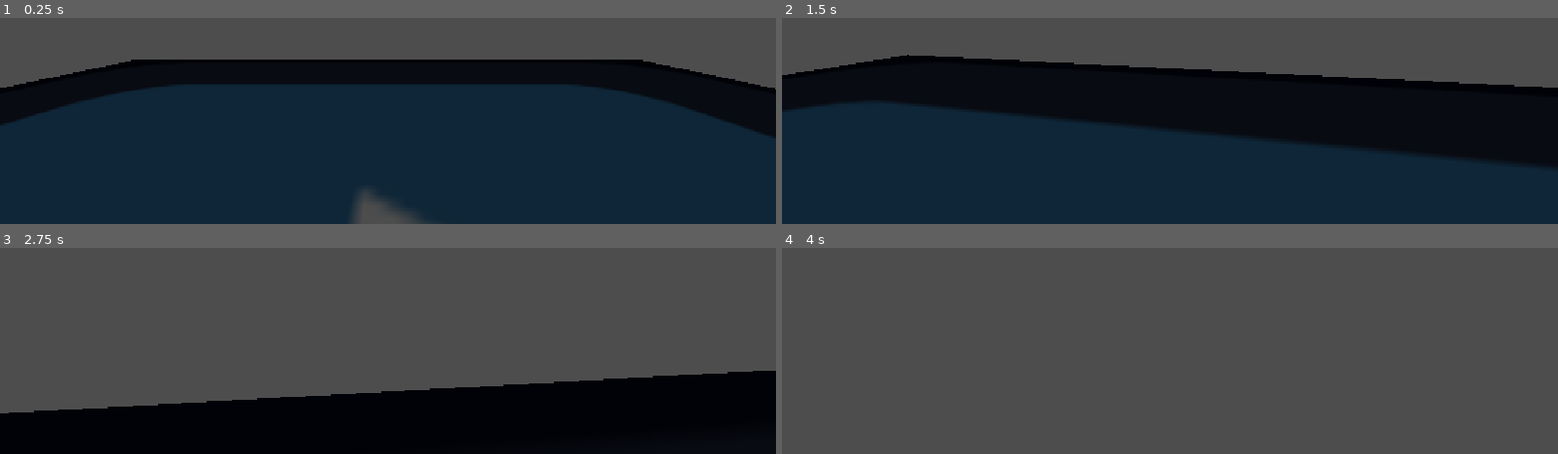
Above: before the commit, frames 1-4 (two rows, left to right).
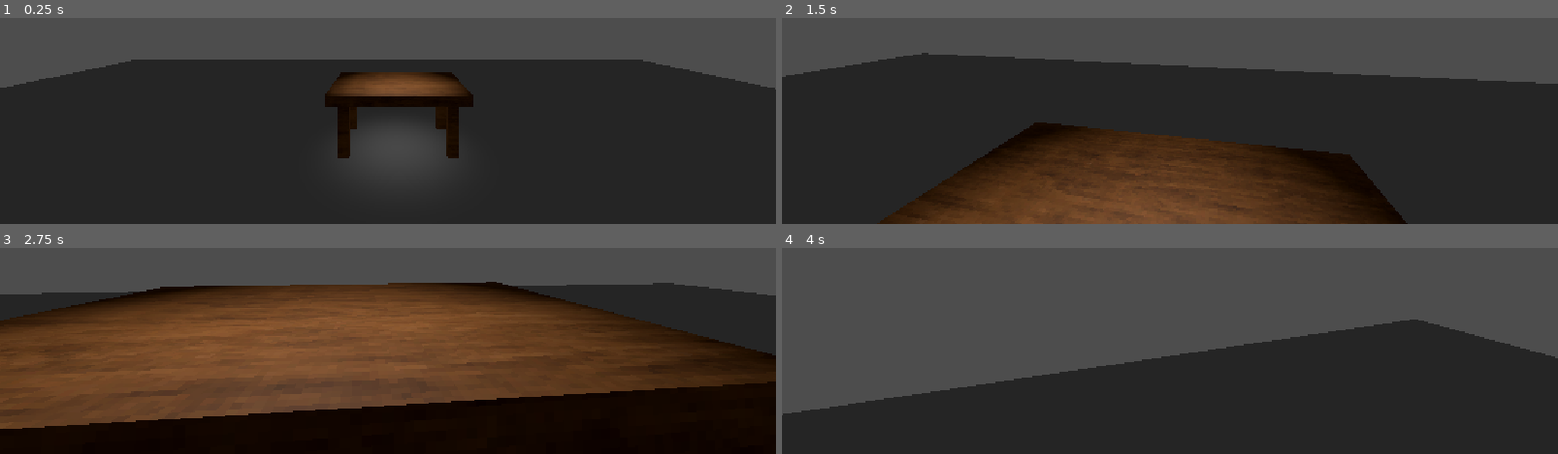
Above: after the commit, the same moments.

Repository: TheM0RSE/GameOff2026
Game: Godot game, scene res://Scenes/Main.tscn
Same seed, same stepped clock (60 frames per second), same inputs: the game is played once before the commit and once after it. The engine's default icon, where the game draws it, is replaced by a stand-in: a white triangle on a blue panel in a dark square.
Inputs (mouse positions are in pixels of both pictures, inside the frame that each line leads up to):
- Up to frame 1 (0.25 s): no input
- Up to frame 2 (1.5 s): move the mouse to (outside the picture) at 0.52 s; hold W (up) from 0.53 s (still down); tap Space (jump) at 0.77 s; move the mouse to (outside the picture) at 1.27 s
- Up to frame 3 (2.75 s): keep holding W (up); tap Space (jump) at 1.52 s; move the mouse to (outside the picture) at 2.02 s
- Up to frame 4 (4 s): keep holding W (up); move the mouse to (outside the picture) at 2.77 s; tap Space (jump) at 3.02, 3.77 s; move the mouse to (outside the picture) at 3.52 s

The runs differ from the first frame. In frame 1, 26% of the frame differs, in the area x 0-100%, y 20-100%; in frame 2, 54%; in frame 3, 58%, in the area x 0-100%, y 16-88%; in frame 4, 45%.

Commit message:
Added table with collision; Added a light to light up the table; Removed placeholder image from ground

Diff:
--- a/Scenes/Main.tscn
+++ b/Scenes/Main.tscn
@@ -1,10 +1,7 @@
 [gd_scene format=3 uid="uid://dcydvs1qdue5e"]
 
-[ext_resource type="Texture2D" uid="uid://ckxs3fsktcc1o" path="res://icon.svg" id="1_idj7w"]
 [ext_resource type="PackedScene" uid="uid://c2f7or57sbcfm" path="res://Player/Player.tscn" id="1_r150o"]
-
-[sub_resource type="StandardMaterial3D" id="StandardMaterial3D_kln2b"]
-albedo_texture = ExtResource("1_idj7w")
+[ext_resource type="PackedScene" uid="uid://bic3k18q2t0ui" path="res://Assets/Models/Table/Table.glb" id="4_rgh2o"]
 
 [sub_resource type="Environment" id="Environment_3n5wa"]
 volumetric_fog_enabled = true
@@ -12,7 +9,6 @@
 [node name="Node3D" type="Node3D" unique_id=1558236688]
 
 [node name="CSGBox3D" type="CSGBox3D" parent="." unique_id=1294509167]
-material_override = SubResource("StandardMaterial3D_kln2b")
 use_collision = true
 size = Vector3(26, 1, 28)
 
@@ -21,3 +17,13 @@
 
 [node name="WorldEnvironment" type="WorldEnvironment" parent="." unique_id=1741461513]
 environment = SubResource("Environment_3n5wa")
+
+[node name="Table" parent="." unique_id=1948378116 instance=ExtResource("4_rgh2o")]
+transform = Transform3D(1, 0, 0, 0, 1, 0, 0, 0, 1, 1.2193736, 0.49999952, -5.2559977)
+
+[node name="SpotLight3D" type="SpotLight3D" parent="." unique_id=722969662]
+transform = Transform3D(1, 0, 0, 0, -4.371139e-08, 1, 0, -1, -4.371139e-08, 0.20032477, 4.4667664, -5.5480857)
+light_energy = 16.0
+spot_range = 4.494
+spot_attenuation = 2.03
+spot_angle = 26.54
Binary file added: Assets/Models/Table/Table.glb
Not shown, added: Assets/Models/Table/Table.glb.import
Binary file added: Assets/Models/Table/Table_WoodPSX.jpg
Not shown, added: Assets/Models/Table/Table_WoodPSX.jpg.import
